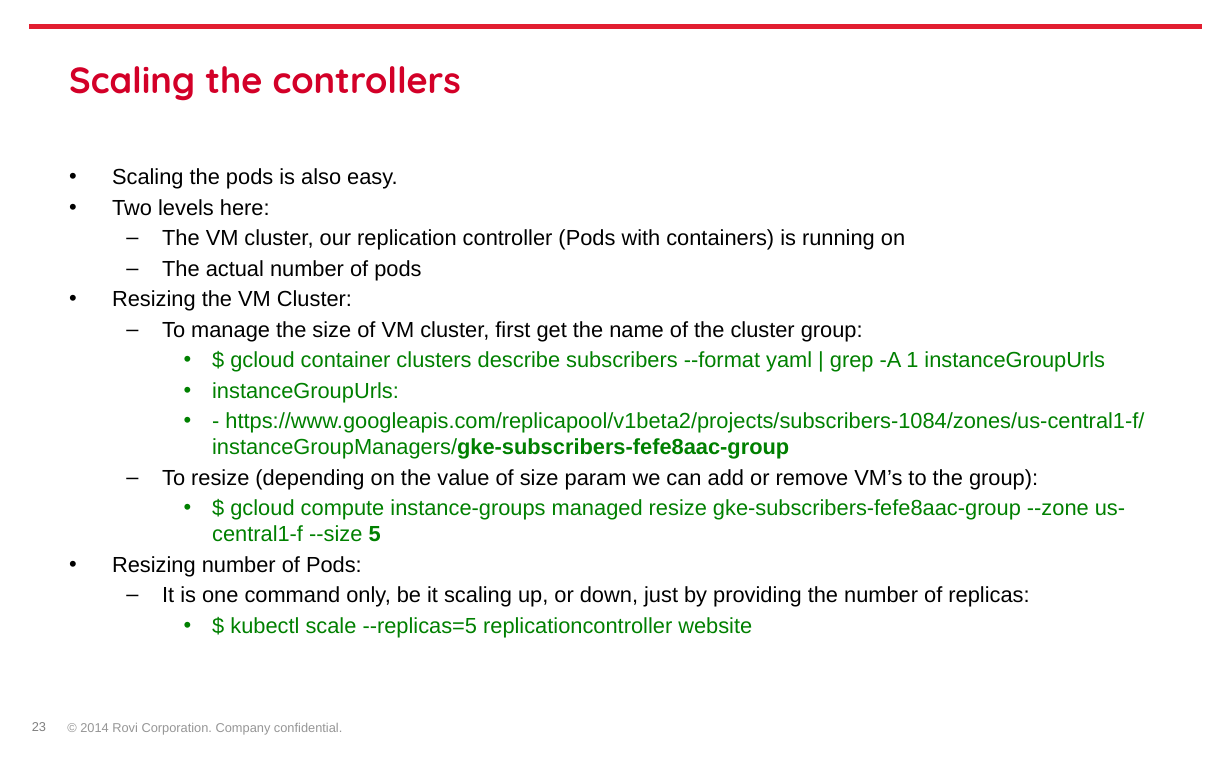
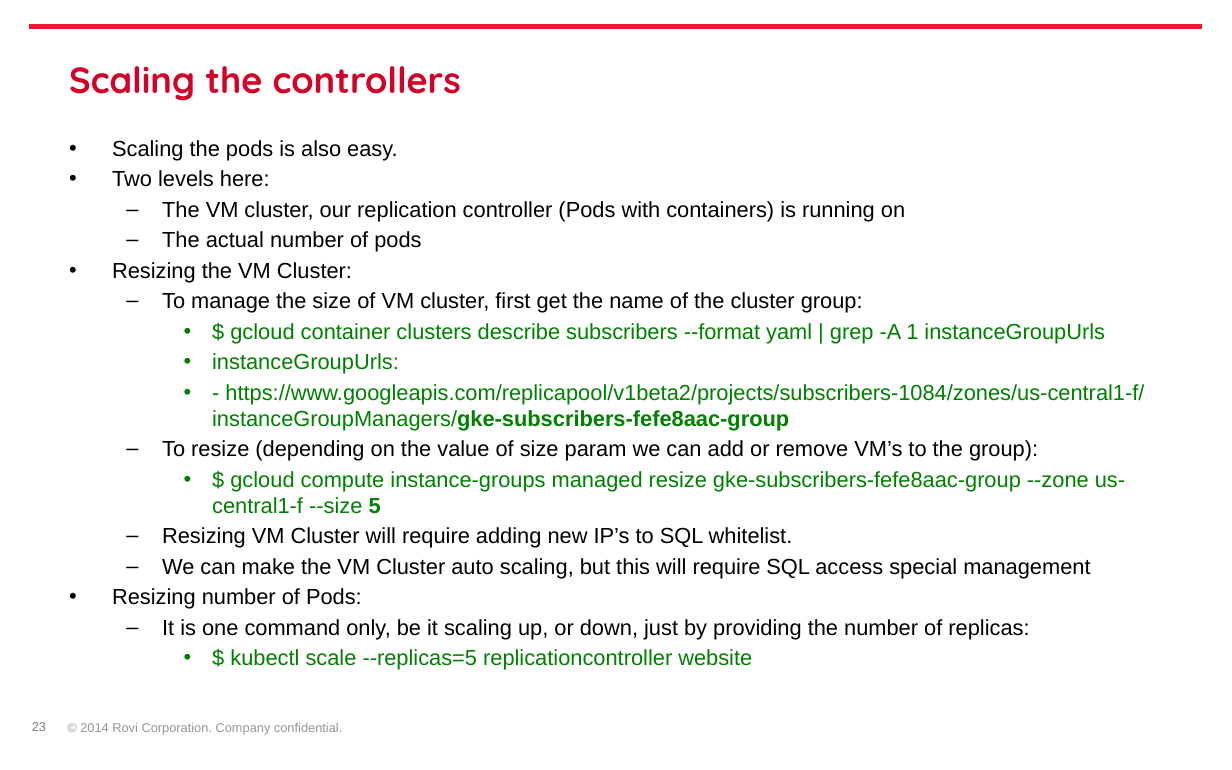
Before and after one commit to gevgev/subscribers, a slide deck: slide 23 of docker-kubernetes-intro-starting-a-project.pptx. Drawn at 1232x770 pixels with LibreOffice and Linux fonts; fonts in the diff are those of the drawing; background and template pictures are left out. Boxes give left, top, right and bottom in pixels: in the first picture for what was removed or moved away, otherwise in the second. Text is boxed around its words. In the diff, an @@ line names an element or a change of style, - is before the commit and + after.

Commit message:
ppt updated

```diff
--- a/docker-kubernetes-intro-starting-a-project.pptx
+++ b/docker-kubernetes-intro-starting-a-project.pptx
@@ text "Scaling the pods is also ...": place and size @@
-text "Scaling the pods is also ..." at [112, 168, 1144, 638]
+text "Scaling the pods is also ..." at [112, 140, 1144, 640]
@@ text at [162, 527, 1090, 579]: paragraphs added @@
+  – Resizing VM Cluster will require adding new IP’s to SQL whitelist.
+  – We can make the VM Cluster auto scaling, but this will require SQL access special management
```
